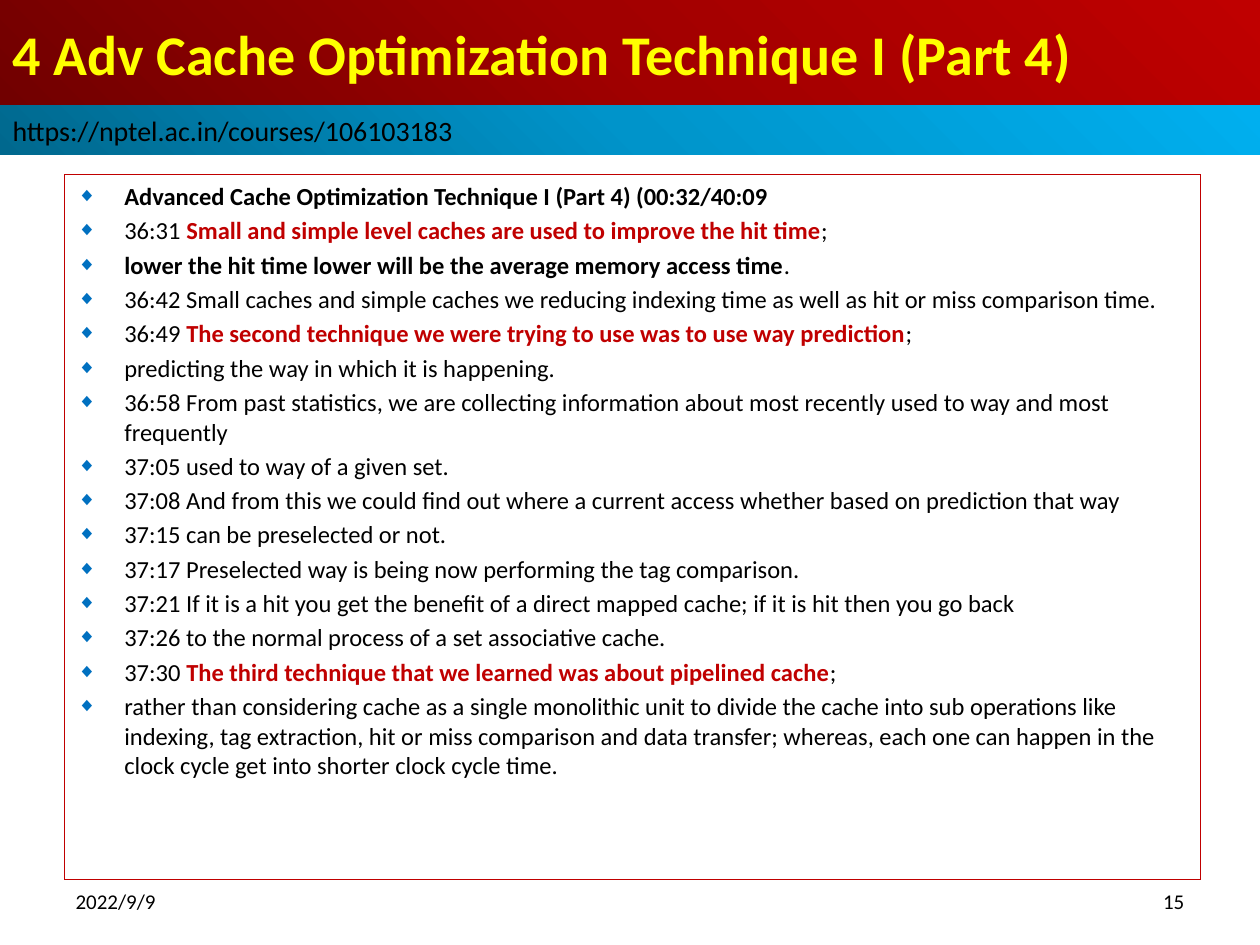
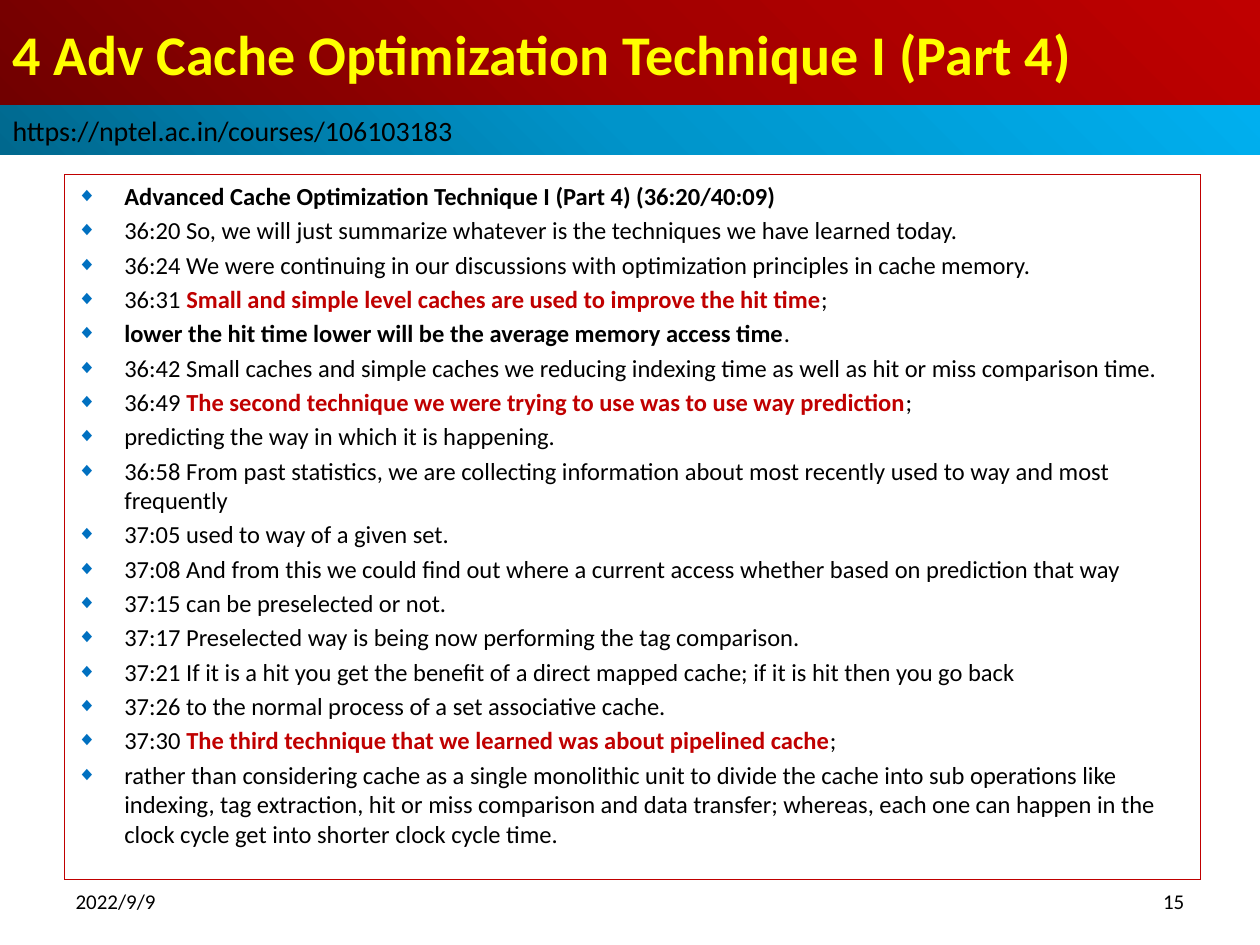
Before and after one commit to peterhchen/016_Gem5_HPC, a slide deck: slide 15 of 04_AdvCacheOpt_I_04.pptx. Drawn at 1260x945 pixels with LibreOffice and Linux fonts; fonts in the diff are those of the drawing. Boxes give left, top, right and bottom in pixels: in the first picture for what was removed or moved away, otherwise in the second. Text is boxed around its words. In the diff, an @@ line names an element or a change of style, - is before the commit and + after.

```diff
--- a/04_AdvCacheOpt_I_04.pptx
+++ b/04_AdvCacheOpt_I_04.pptx
@@ subtitle at <box>124,187,1030,279</box>: text changed; bold off @@
-◆ Advanced Cache Optimization Technique I (Part 4) (00:32/40:09
+◆ Advanced Cache Optimization Technique I (Part 4) (36:20/40:09)
+◆ 36:20 So, we will just summarize whatever is the techniques we have learned today.
+◆ 36:24 We were continuing in our discussions with optimization principles in cache memory.
```
Also in this commit, not shown: 1 other slide changed, 3 other files.
